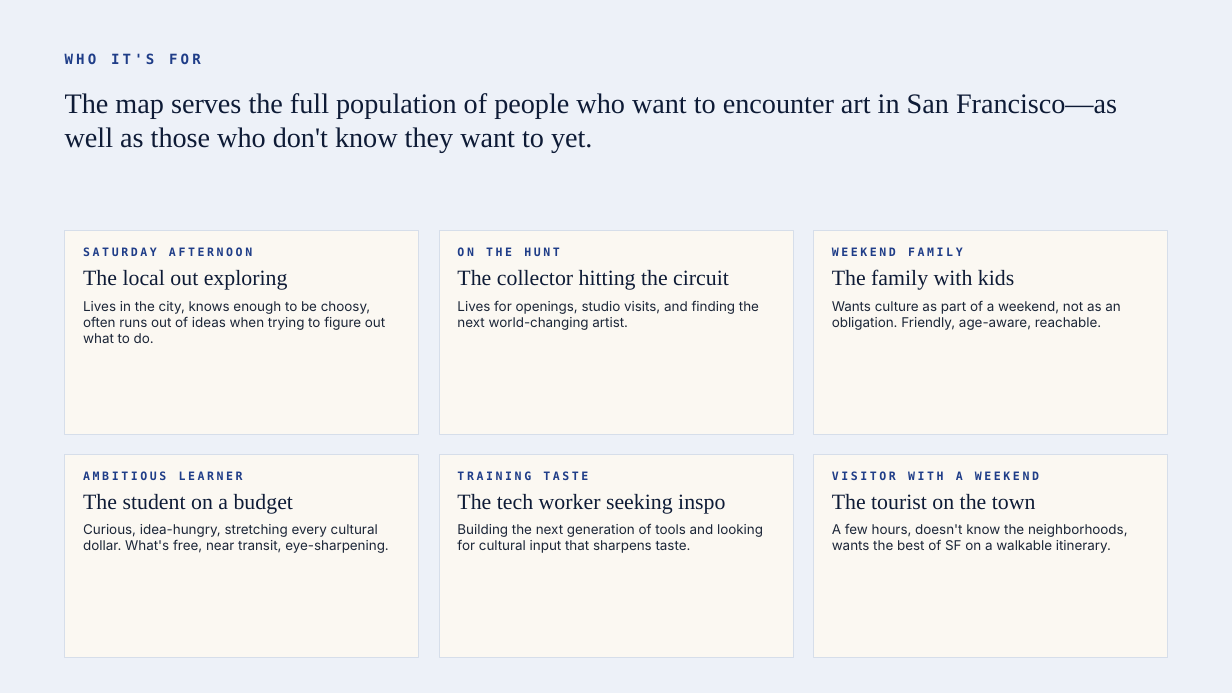
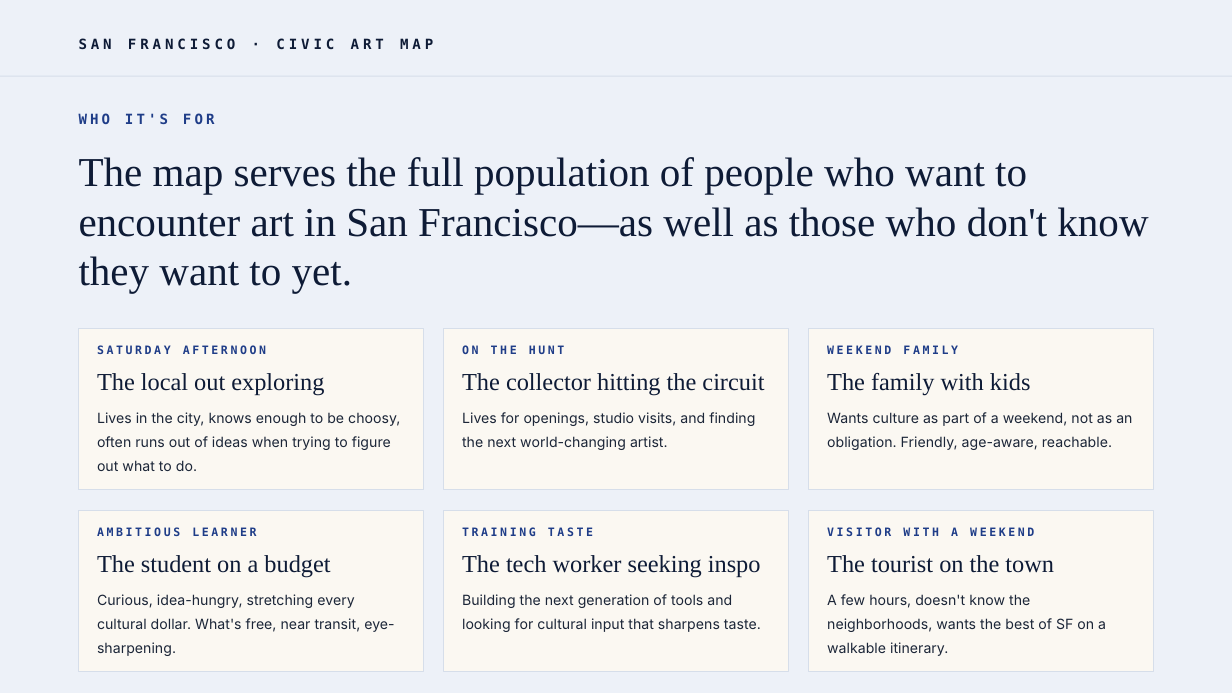
Before and after one commit to amgoldstein6/sf-civic-art-map, a slide deck: slide 5 of sf-civic-art-map.pptx. Drawn at 1232x693 pixels with LibreOffice and Linux fonts; fonts in the diff are those of the drawing. Boxes give left, top, right and bottom in pixels: in the first picture for what was removed or moved away, otherwise in the second. Text is boxed around its words. In the diff, an @@ line names an element or a change of style, - is before the commit and + after.

```diff
--- a/sf-civic-art-map.pptx
+++ b/sf-civic-art-map.pptx
@@ text added at (x1=79, y1=38, x2=433, y2=50), 11 pt, text #0E1B36, bold @@
+SAN FRANCISCO · CIVIC ART MAP
@@ rectangle added at (x1=0, y1=76, x2=1232, y2=77), fill #D6DEEA @@
@@ text "WHO IT'S FOR" moved from (x1=65, y1=53, x2=1117, y2=153) to (x1=79, y1=113, x2=1148, y2=293) @@
@@ text at (x1=79, y1=157, x2=1148, y2=293): size 22 to 32 pt @@
@@ rectangle resized from (x1=439, y1=231, x2=793, y2=434) to (x1=79, y1=328, x2=423, y2=490) @@
@@ rectangle resized from (x1=813, y1=231, x2=1167, y2=434) to (x1=444, y1=328, x2=788, y2=490) @@
@@ rectangle resized from (x1=65, y1=455, x2=419, y2=658) to (x1=809, y1=328, x2=1153, y2=490) @@
@@ text "SATURDAY AFTERNOON" moved from (x1=83, y1=247, x2=385, y2=343) to (x1=97, y1=345, x2=400, y2=471) @@
@@ text "ON THE HUNT" moved from (x1=457, y1=247, x2=759, y2=330) to (x1=462, y1=345, x2=764, y2=450) @@
@@ text "WEEKEND FAMILY" moved from (x1=832, y1=247, x2=1120, y2=330) to (x1=827, y1=345, x2=1132, y2=450) @@
@@ text at (x1=97, y1=373, x2=400, y2=471): size 17 to 19 pt in "The local out exploring"; size 10.5 to 11 pt in "Lives in the city, knows enough to ..."; line spacing 1 to 1.14; line spacing 1 to 1.4 @@
@@ text at (x1=462, y1=373, x2=764, y2=450): size 17 to 19 pt in "The collector hitting the circuit"; size 10.5 to 11 pt in "Lives for openings, studio visits, and finding ..."; line spacing 1 to 1.14; line spacing 1 to 1.4 @@
@@ text at (x1=827, y1=373, x2=1132, y2=450): size 17 to 19 pt in "The family with kids"; size 10.5 to 11 pt in "Wants culture as part of a weekend, ..."; line spacing 1 to 1.14; line spacing 1 to 1.4 @@
@@ rectangle resized from (x1=439, y1=455, x2=793, y2=658) to (x1=79, y1=510, x2=423, y2=672) @@
@@ text "AMBITIOUS LEARNER" moved from (x1=83, y1=471, x2=389, y2=553) to (x1=97, y1=527, x2=394, y2=656) @@
@@ rectangle resized from (x1=813, y1=455, x2=1167, y2=658) to (x1=444, y1=510, x2=788, y2=672) @@
@@ text "TRAINING TASTE" moved from (x1=457, y1=471, x2=763, y2=553) to (x1=462, y1=527, x2=761, y2=632) @@
@@ rectangle resized from (x1=65, y1=231, x2=419, y2=434) to (x1=809, y1=510, x2=1153, y2=672) @@
@@ text "VISITOR WITH A WEEKEND" moved from (x1=832, y1=471, x2=1128, y2=553) to (x1=827, y1=527, x2=1106, y2=656) @@
@@ text at (x1=97, y1=555, x2=394, y2=656): size 17 to 19 pt in "The student on a budget"; size 10.5 to 11 pt in "Curious, idea-hungry, stretching every cultural dollar. What ..."; line spacing 1 to 1.14; line spacing 1 to 1.4 @@
@@ text at (x1=462, y1=555, x2=761, y2=632): size 17 to 19 pt in "The tech worker seeking inspo"; size 10.5 to 11 pt in "Building the next generation of tools and ..."; line spacing 1 to 1.14; line spacing 1 to 1.4 @@
@@ text at (x1=827, y1=555, x2=1106, y2=656): size 17 to 19 pt in "The tourist on the town"; size 10.5 to 11 pt in "A few hours, doesn't know the neighborhoods, ..."; line spacing 1 to 1.14; line spacing 1 to 1.4 @@
```
Also in this commit, not shown: 8 other slides changed, 1 slide added, 1 slide removed, 1 other file.
